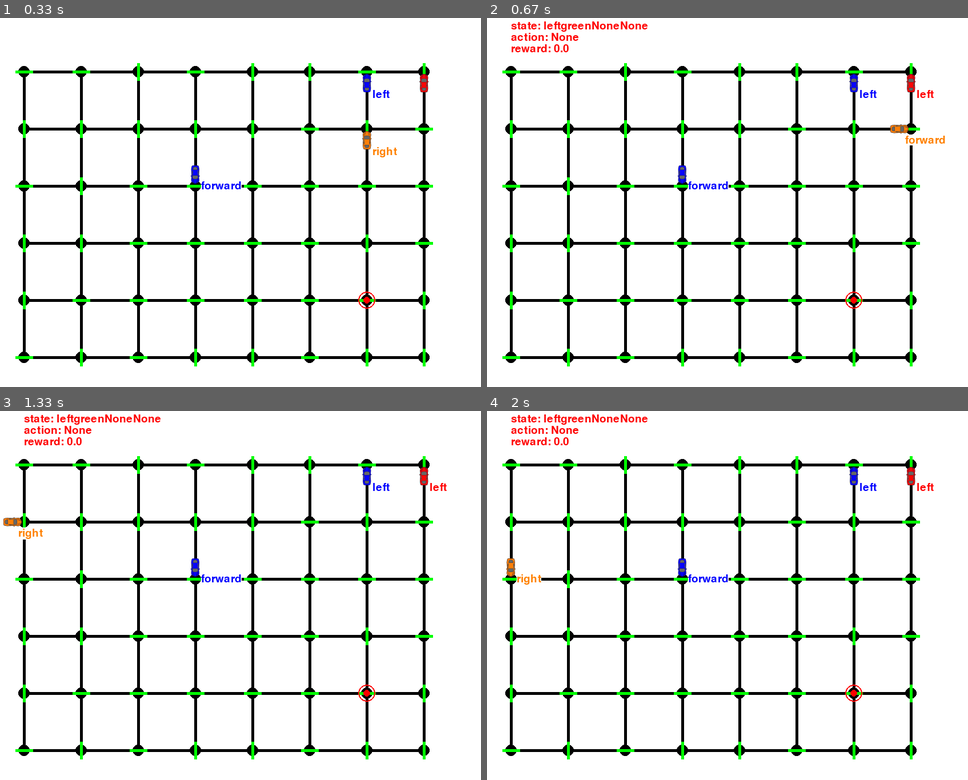
Above: before the commit, frames 1-4 (two rows, left to right).
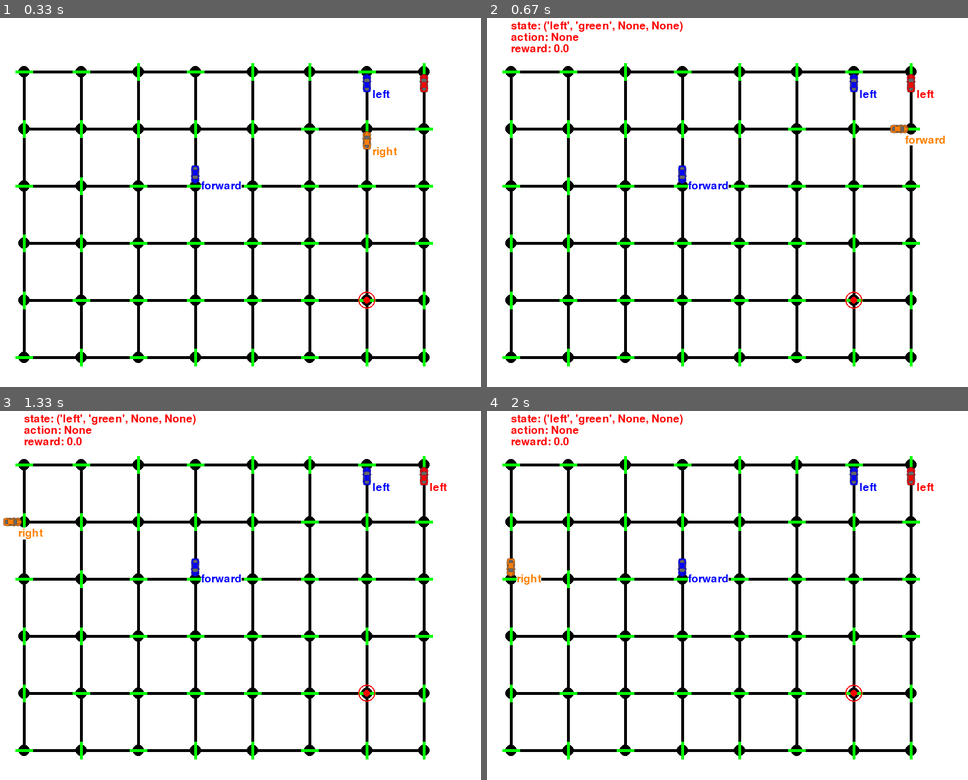
Above: after the commit, the same moments.

Repository: Fujiki-Nakamura/MLND
Game: pygame game, started from smartcab/smartcab/agent.py
Same seed, same stepped clock (60 frames per second), same inputs: the game is played once before the commit and once after it. The source is Python 2; it was converted automatically to run under Python 3.
Inputs:
- Up to frame 1 (0.33 s): no input
- Up to frame 2 (0.67 s): no input
- Up to frame 3 (1.33 s): no input
- Up to frame 4 (2 s): no input

Frame 1 is identical in both runs. In frame 2, 0.4% of the frame differs, in the area x 11-41%, y 0-4%; in frame 3, 0.4%; in frame 4, 0.4%.

Commit message:
[Refactor] use tuple for states

Diff:
--- a/smartcab/smartcab/agent.py
+++ b/smartcab/smartcab/agent.py
@@ -81,10 +81,10 @@
         # print self.n_success # [debug]
 
     def update_state(self, *args):
-        state = ''
+        state_list = []
         for arg in args:
-            state += arg if arg else 'None'
-        return state
+            state_list.append(arg)
+        return tuple(state_list)
 
 
 def run():
